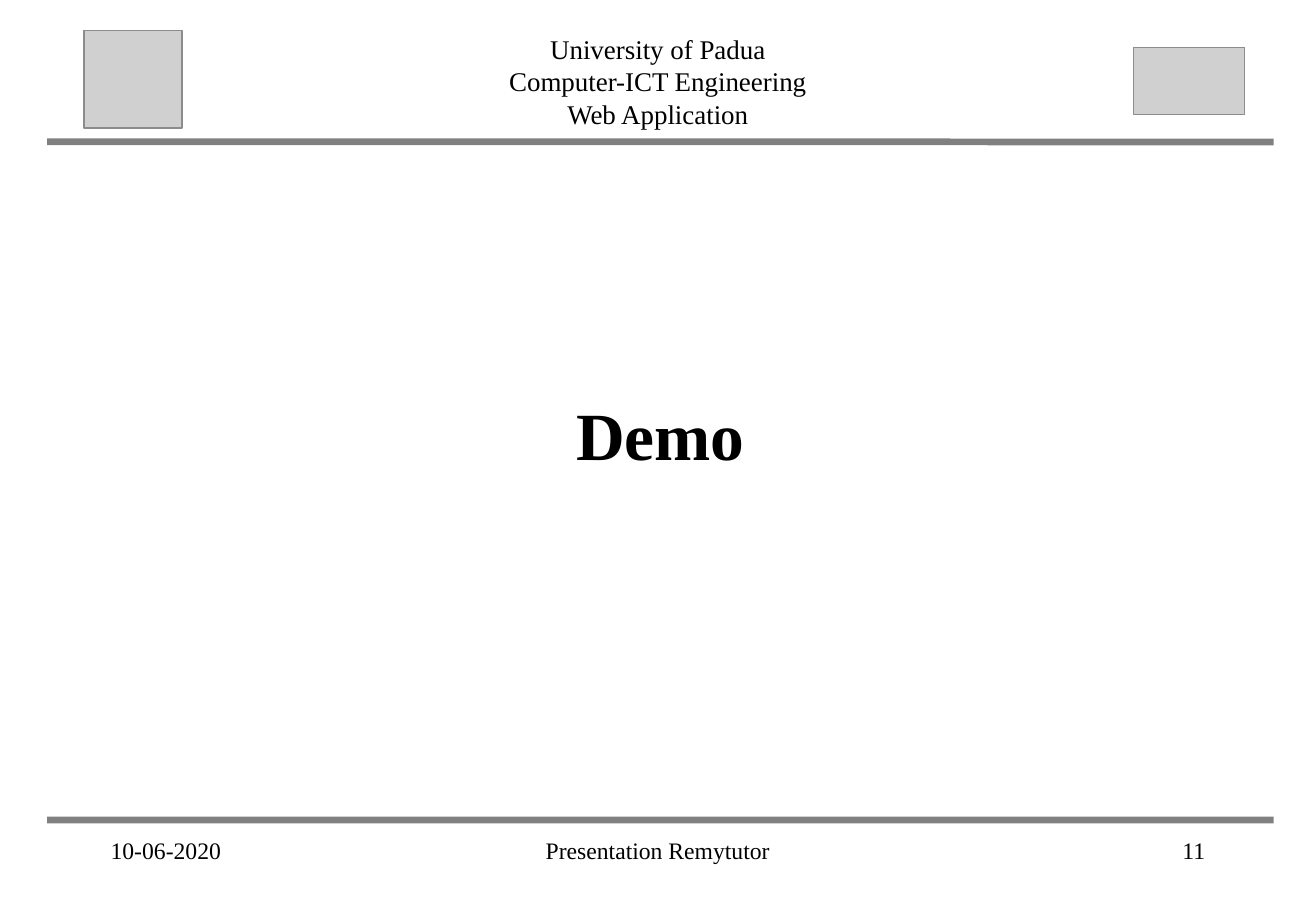
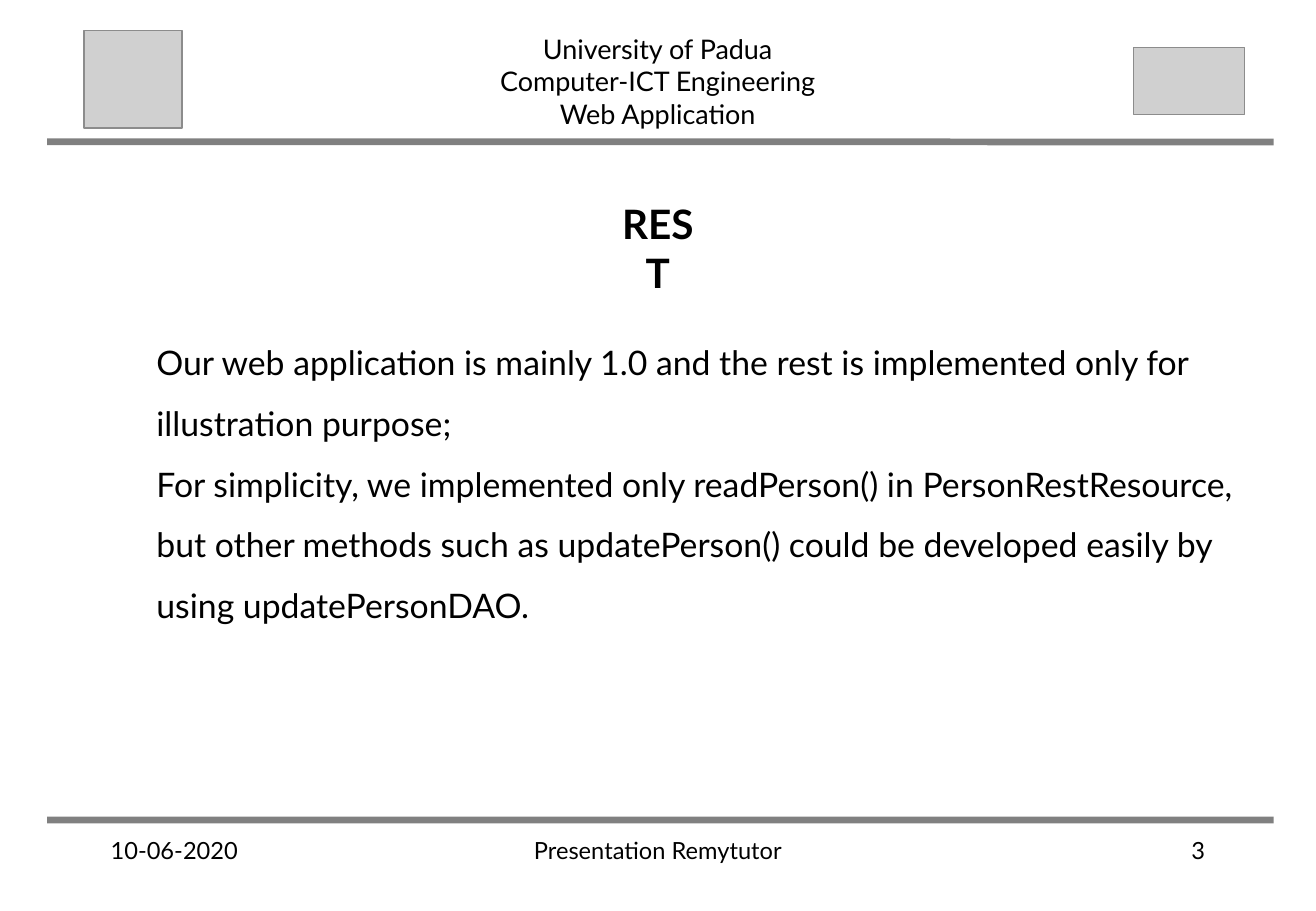
Before and after one commit to abahmadb/Web-Applications, a slide deck: slide 3 of HW2-RemuTutor-2019-2020 - Jin.ppt (slide 11 before the commit). Drawn at 1316x911 pixels with LibreOffice and Linux fonts; fonts in the diff are those of the drawing; grey boxes stand for pictures. Boxes give left, top, right and bottom in pixels: in the first picture for what was removed or moved away, otherwise in the second. Text is boxed around its words. In the diff, an @@ line names an element or a change of style, - is before the commit and + after.

```diff
--- a/HW2-RemuTutor-2019-2020 - Jin.ppt
+++ b/HW2-RemuTutor-2019-2020 - Jin.ppt
@@ font Times New Roman to Lato in 3 elements at <box>534,841,782,863</box>, <box>111,842,238,860</box>, <box>500,39,815,128</box> @@
@@ text "University of Padua": place and size @@
-text "University of Padua" at <box>509,40,806,129</box>
+text "University of Padua" at <box>500,39,815,128</box>
@@ text added at <box>599,193,717,254</box>, 24 pt, text #000000, bold @@
+REST
@@ text added at <box>156,350,1233,624</box>, 20 pt, text #000000 @@
+❑ Our web application is mainly 1.0 and the rest is implemented only for illustration purpose;
+❑ For simplicity, we implemented only readPerson() in PersonRestResource, but other methods such as updatePerson() could be developed easily by using updatePersonDAO.
@@ text removed at <box>576,415,744,461</box> @@
-Demo
@@ page number at <box>1191,842,1205,859</box>: text changed; font Times New Roman to Lato @@
-11
+3
```
Also in this commit, not shown: 5 other slides changed, 6 slides removed, 29 other files.
